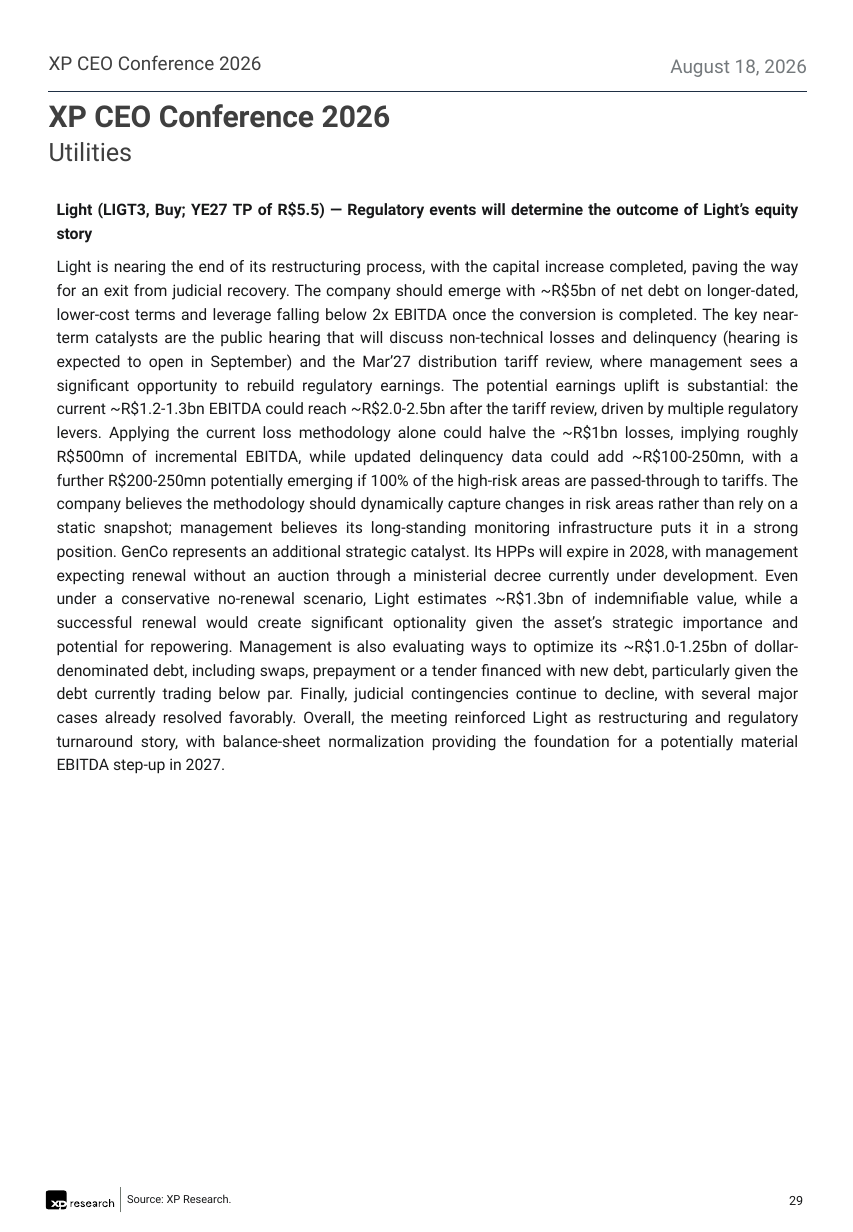
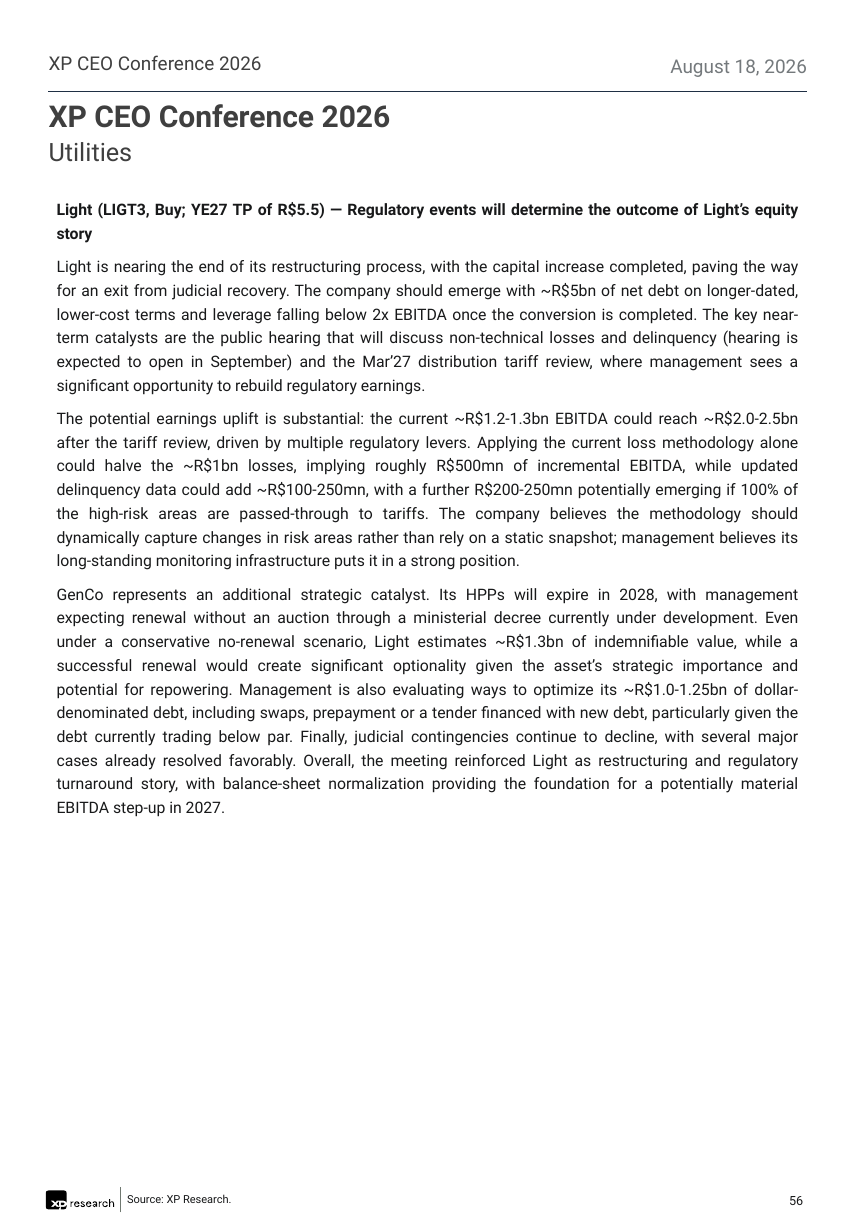
Before and after one commit to CaioLSouza/datasets, a slide deck: slide 56 of ceo_conference_2026/Feedback XP CEO Conference 2026.pptx (slide 29 before the commit). Drawn at 853x1232 pixels with LibreOffice and Linux fonts; fonts in the diff are those of the drawing. Boxes give left, top, right and bottom in pixels: in the first picture for what was removed or moved away, otherwise in the second. Text is boxed around its words. In the diff, an @@ line names an element or a change of style, - is before the commit and + after.

```diff
--- a/ceo_conference_2026/Feedback XP CEO Conference 2026.pptx
+++ b/ceo_conference_2026/Feedback XP CEO Conference 2026.pptx
@@ text at (x1=57, y1=260, x2=799, y2=817): text changed @@
-Light is nearing the end of its restructuring process, with the capital increase completed, paving the way for an exit from judicial recovery. The company should emerge with ~R$5bn of net debt on longer-dated, lower-cost terms and leverage falling below 2x EBITDA once the conversion is completed. The key near-term catalysts are the public hearing that will discuss non-technical losses and delinquency (hearing is expected to open in September) and the Mar’27 distribution tariff review, where management sees a significant opportunity to rebuild regulatory earnings. The potential earnings uplift is substantial: the current ~R$1.2-1.3bn EBITDA could reach ~R$2.0-2.5bn after the tariff review, driven by multiple regulatory levers. Applying the current loss methodology alone could halve the ~R$1bn losses, implying roughly R$500mn of incremental EBITDA, while updated delinquency data could add ~R$100-250mn, with a further R$200-250mn potentially emerging if 100% of the high-risk areas are passed-through to tariffs. The company believes the methodology should dynamically capture changes in risk areas rather than rely on a static snapshot; management believes its long-standing monitoring infrastructure puts it in a strong position. GenCo represents an additional strategic catalyst. Its HPPs will expire in 2028, with management expecting renewal without an auction through a ministerial decree currently under development. Even under a conservative no-renewal scenario, Light estimates ~R$1.3bn of indemnifiable value, while a successful renewal would create significant optionality given the asset’s strategic importance and potential for repowering. Management is also evaluating ways to optimize its ~R$1.0-1.25bn of dollar-denominated debt, including swaps, prepayment or a tender financed with new debt, particularly given the debt currently trading below par. Finally, judicial contingencies continue to decline, with several major cases already resolved favorably. Overall, the meeting reinforced Light as restructuring and regulatory turnaround story, with balance-sheet normalization providing the foundation for a potentially material EBITDA step-up in 2027.
+Light is nearing the end of its restructuring process, with the capital increase completed, paving the way for an exit from judicial recovery. The company should emerge with ~R$5bn of net debt on longer-dated, lower-cost terms and leverage falling below 2x EBITDA once the conversion is completed. The key near-term catalysts are the public hearing that will discuss non-technical losses and delinquency (hearing is expected to open in September) and the Mar’27 distribution tariff review, where management sees a significant opportunity to rebuild regulatory earnings.
+The potential earnings uplift is substantial: the current ~R$1.2-1.3bn EBITDA could reach ~R$2.0-2.5bn after the tariff review, driven by multiple regulatory levers. Applying the current loss methodology alone could halve the ~R$1bn losses, implying roughly R$500mn of incremental EBITDA, while updated delinquency data could add ~R$100-250mn, with a further R$200-250mn potentially emerging if 100% of the high-risk areas are passed-through to tariffs. The company believes the methodology should dynamically capture changes in risk areas rather than rely on a static snapshot; management believes its long-standing monitoring infrastructure puts it in a strong position.
+GenCo represents an additional strategic catalyst. Its HPPs will expire in 2028, with management expecting renewal without an auction through a ministerial decree currently under development. Even under a conservative no-renewal scenario, Light estimates ~R$1.3bn of indemnifiable value, while a successful renewal would create significant optionality given the asset’s strategic importance and potential for repowering. Management is also evaluating ways to optimize its ~R$1.0-1.25bn of dollar-denominated debt, including swaps, prepayment or a tender financed with new debt, particularly given the debt currently trading below par. Finally, judicial contingencies continue to decline, with several major cases already resolved favorably. Overall, the meeting reinforced Light as restructuring and regulatory turnaround story, with balance-sheet normalization providing the foundation for a potentially material EBITDA step-up in 2027.
@@ page number at (x1=789, y1=1196, x2=803, y2=1205): text changed @@
-29
+56
```
Also in this commit, not shown: 18 other slides changed, 28 slides added.
